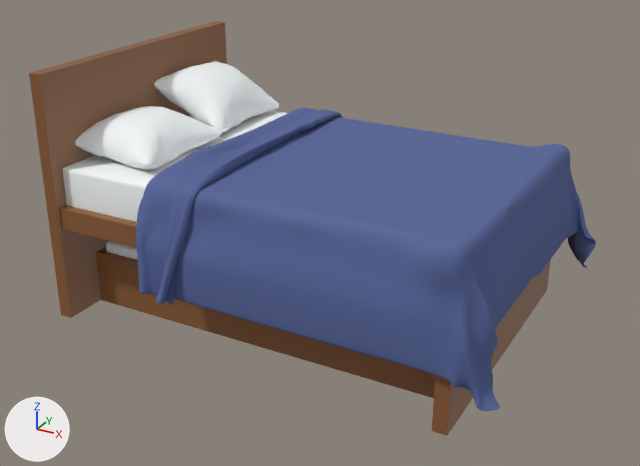
Before and after pictures for a commit that changed the Blender file 3d_models/bed_double/bed_double.blend.
Before and after are seen from a 50 mm lens placed at (1.75, -3.07, 1.89), pointed at (0.11, -0.08, 0.39). Arrows for +X, +Y and +Z are at lower left; the lights stay in place.

Script lines for the objects in view, before the commit:
```python
ob_bed__double_blanket_001 = bpy.data.objects.new('Bed__double_blanket.001', me_bed__double_plane_001)
ob_bed__double_blanket_001.location = (0.0, 0.0, 0.135)
ob_bed__double_blanket_001.rotation_euler = (1.571, 0.0, 0.0)  # degrees (90, 0, 0)
ob_bed__double_blanket_001.scale = (1.07, 1.0, 1.0)
ob_bed_matress_001 = bpy.data.objects.new('bed_matress.001', me_mattress_plane_107)
ob_bed_matress_001.location = (0.008, -0.011, 0.148)
ob_bed_matress_001.rotation_euler = (1.571, 0.0, 0.0)  # degrees (90, 0, 0)
ob_bed_matress_001.scale = (0.992, 1.0, 0.986)
ob_cube_001 = bpy.data.objects.new('Cube.001', me_cube_007)
ob_cube_001.location = (-0.852, 0.002, 0.0)
ob_cube_001.scale = (0.0284, 0.63, 0.535)
ob_cube_005 = bpy.data.objects.new('Cube.005', me_cube_010)
ob_cube_005.location = (0.025, 0.76, 0.02)
ob_cube_005.scale = (0.819, 0.0148, 0.118)
ob_pillow_a_001 = bpy.data.objects.new('pillow_a.001', me_plane_011_plane_142)
ob_pillow_a_001.location = (-0.654, 0.306, 0.796)
ob_pillow_a_001.rotation_euler = (1.571, -0.579, 0.0)  # degrees (90, -33, 0)
ob_pillow_a_002 = bpy.data.objects.new('pillow_a.002', me_plane_011_plane_142)
ob_pillow_a_002.location = (-0.647, -0.227, 0.738)
ob_pillow_a_002.rotation_euler = (1.571, -0.94, 0.0)  # degrees (90, -54, 0)
```
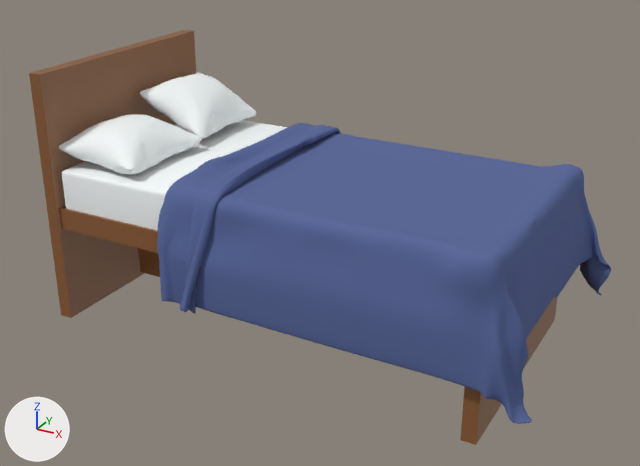
Where the newer file only moved an object's origin or applied its transform, the numbers keep the older frame.

Boxes (x1, y1, x2, y2) around the edits, measured in the pictures (640 x 466 px):
'Bed__double_blanket.001', moved, rescaled
    before: (136, 108, 596, 411)
    after: (157, 123, 611, 424)
'Cube.001', moved, rescaled
    before: (29, 21, 551, 436)
    after: (29, 30, 557, 445)
'Cube.005', moved, rescaled
    before: (96, 247, 435, 398)
    after: (138, 248, 160, 277)
'bed_matress.001', moved, rescaled
    before: (63, 111, 287, 222)
    after: (62, 120, 287, 231)
'pillow_a.002', moved, rescaled (8% shorter)
    before: (75, 106, 222, 170)
    after: (59, 115, 202, 174)
'pillow_a.001', moved, rescaled (7% narrower, 7% shorter)
    before: (154, 61, 279, 133)
    after: (140, 72, 256, 139)

The edits, one by one:
me_cube_007 has 32 vertices, 24 faces and spans x -1.0..62.2, y -1.0..1.0, z 0.0..2.0.
me_cube_007 is used by ob_cube_001; location (-0.852, 0.002, 0.0); scale (0.0284, 0.63, 0.535).
me_cube_007 part 1: the whole mesh is scaled about its middle by (0.0301, 0.496, 0.535), then moved by (-30.5, -0.1, -0.5).
me_cube_010 has 32 vertices, 24 faces and spans x -1.0..1.0, y -83.0..1.0, z 0.0..2.0.
me_cube_010 is used by ob_cube_005; location (0.025, 0.76, 0.02); scale (0.819, 0.0148, 0.118).
me_cube_010 part 2: the whole mesh is scaled about its middle by (0.901, 0.0106, 0.118), then moved by (0.1, 40.2, -0.9).
Object 'Cube.001' (ob_cube_001) is rescaled from (0.0284, 0.63, 0.535) to (1.0, 1.0, 1.0).
Object 'Cube.001' (ob_cube_001) moves from (-0.852, 0.002, 0.0) to (0.0, 0.0, 0.0).
Object 'Cube.005' (ob_cube_005) is rescaled from (0.819, 0.0148, 0.118) to (1.0, 1.0, 1.0).
Object 'Cube.005' (ob_cube_005) moves from (0.025, 0.76, 0.02) to (-0.006, 1.068, 0.02).
Object 'bed_matress.001' (ob_bed_matress_001) moves from (0.008, -0.011, 0.148) to (0.08, -0.129, 0.148).
Object 'bed_matress.001' (ob_bed_matress_001) is rescaled from (0.992, 1.0, 0.986) to (1.05, 1.0, 0.83).
Object 'pillow_a.001' (ob_pillow_a_001) moves from (-0.654, 0.306, 0.796) to (-0.626, 0.125, 0.8).
Object 'pillow_a.001' (ob_pillow_a_001) is rescaled from (1.0, 1.0, 1.0) to (0.871, 0.871, 0.871).
Object 'Bed__double_blanket.001' (ob_bed__double_blanket_001) moves from (0.0, 0.0, 0.135) to (0.116, -0.13, 0.135).
Object 'Bed__double_blanket.001' (ob_bed__double_blanket_001) is rescaled from (1.07, 1.0, 1.0) to (1.07, 1.0, 0.826).
Object 'pillow_a.002' (ob_pillow_a_002) moves from (-0.647, -0.227, 0.738) to (-0.635, -0.347, 0.744).
Object 'pillow_a.002' (ob_pillow_a_002) is rescaled from (1.0, 1.0, 1.0) to (0.911, 0.911, 0.911).
